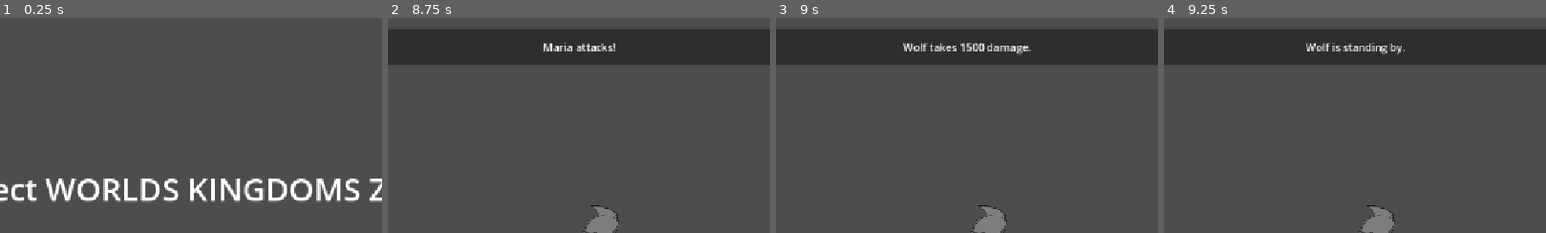
Above: before the commit, frames 1-4 (left to right).
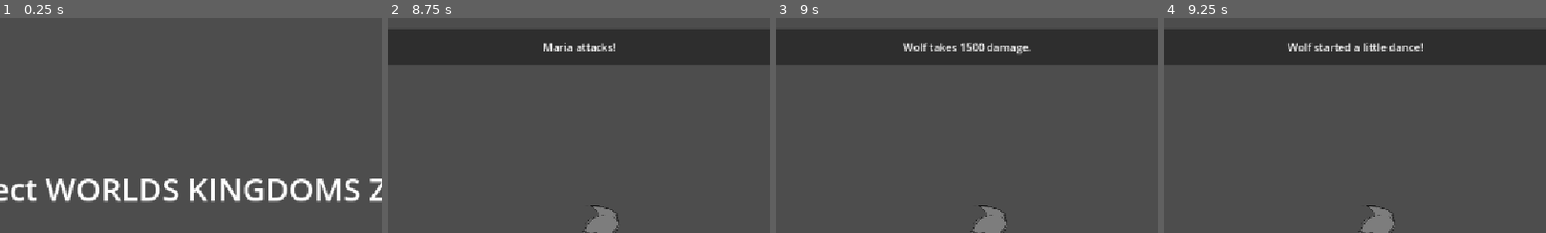
Above: after the commit, the same moments.

Repository: Adnyropast/pwkz-godot-4.7
Game: Godot game, scene res://scenes/title_screen.tscn
Same seed, same stepped clock (60 frames per second), same inputs: the game is played once before the commit and once after it. The engine's default icon, where the game draws it, is replaced by a stand-in: a white triangle on a blue panel in a dark square.
Inputs:
- Up to frame 1 (0.25 s): no input
- Up to frame 2 (8.75 s): click "Start" at 0.5 s; tap Enter (ui_accept) at 1.25, 1.52, 2.75, 3.02, 4.25, 5.75, 6.02, 7.25, 7.52 s; click "(Next Phase)" at 2 s; click "(Next Phase)" at 3.5 s; click "(Next Stage)" at 5 s; click "(Next Stage)" at 6.5 s; click "Attack" at 8 s
- Up to frame 3 (9 s): tap Enter (ui_accept) at 8.75 s
- Up to frame 4 (9.25 s): tap Enter (ui_accept) at 9.02 s
The pictures show only the part of the screen within x 25-75%, y 0-50%; the shares and areas given below are measured in that part.

Frames 1-3 are identical in both runs. In frame 4, 0.9% of the frame differs, in the area x 32-68%, y 11-18%.

Commit message:
feat: add enemy idle actions

Diff:
--- /dev/null
+++ b/actions/enemy_actions/EnemyIdleDance.gd
@@ -0,0 +1,17 @@
+extends BaseAction
+
+class_name EnemyIdleDance
+
+func perform(sender: Sender) -> void:
+	sender.send_timed(
+		Enemy.get_enemy_name() + " started a little dance!",
+		step_nothing_happened.bind(sender),
+		2.0
+	)
+
+func step_nothing_happened(sender: Sender) -> void:
+	sender.send_timed(
+		"But nothing happened.",
+		step_end,
+		2.0
+	)
--- /dev/null
+++ b/actions/enemy_actions/EnemyIdleFear.gd
@@ -0,0 +1,10 @@
+extends BaseAction
+
+class_name EnemyIdleFear
+
+func perform(sender: Sender) -> void:
+	sender.send_timed(
+		Enemy.get_enemy_name() + " is shaking in fear.",
+		step_end,
+		2.0
+	)
--- /dev/null
+++ b/actions/enemy_actions/EnemyIdleObserve.gd
@@ -0,0 +1,10 @@
+extends BaseAction
+
+class_name EnemyIdleObserve
+
+func perform(sender: Sender) -> void:
+	sender.send_timed(
+		Enemy.get_enemy_name() + " is observing carefully.",
+		step_end,
+		2.0
+	)
--- /dev/null
+++ b/actions/enemy_actions/EnemyIdleStare.gd
@@ -0,0 +1,10 @@
+extends BaseAction
+
+class_name EnemyIdleStare
+
+func perform(sender: Sender) -> void:
+	sender.send_timed(
+		Enemy.get_enemy_name() + " is staring menacingly.",
+		step_end,
+		2.0
+	)
--- a/system/EnemyActionPicker.gd
+++ b/system/EnemyActionPicker.gd
@@ -8,7 +8,7 @@
 	action.perform(sender)
 
 static func get_random_action() -> BaseAction:
-	var options: Array = [EnemyIdle, EnemyAttack, EnemyHeal, EnemyDefend, EnemyEdgeOfDeath, EnemyAbsorbBarrier, EnemyReflectBarrier, EnemyStrongStrike, EnemyBuffAttack, EnemyBuffDefense, EnemyDrainHP]
+	var options: Array = [EnemyIdle, EnemyAttack, EnemyHeal, EnemyDefend, EnemyEdgeOfDeath, EnemyAbsorbBarrier, EnemyReflectBarrier, EnemyStrongStrike, EnemyBuffAttack, EnemyBuffDefense, EnemyDrainHP, EnemyIdleDance, EnemyIdleObserve, EnemyIdleFear, EnemyIdleStare]
 	var index: int = randi_range(0, options.size() - 1)
 	var action: BaseAction = options[index].new()
 	return action
Not shown, added: actions/enemy_actions/EnemyIdleDance.gd.uid
Not shown, added: actions/enemy_actions/EnemyIdleFear.gd.uid
Not shown, added: actions/enemy_actions/EnemyIdleObserve.gd.uid
Not shown, added: actions/enemy_actions/EnemyIdleStare.gd.uid
